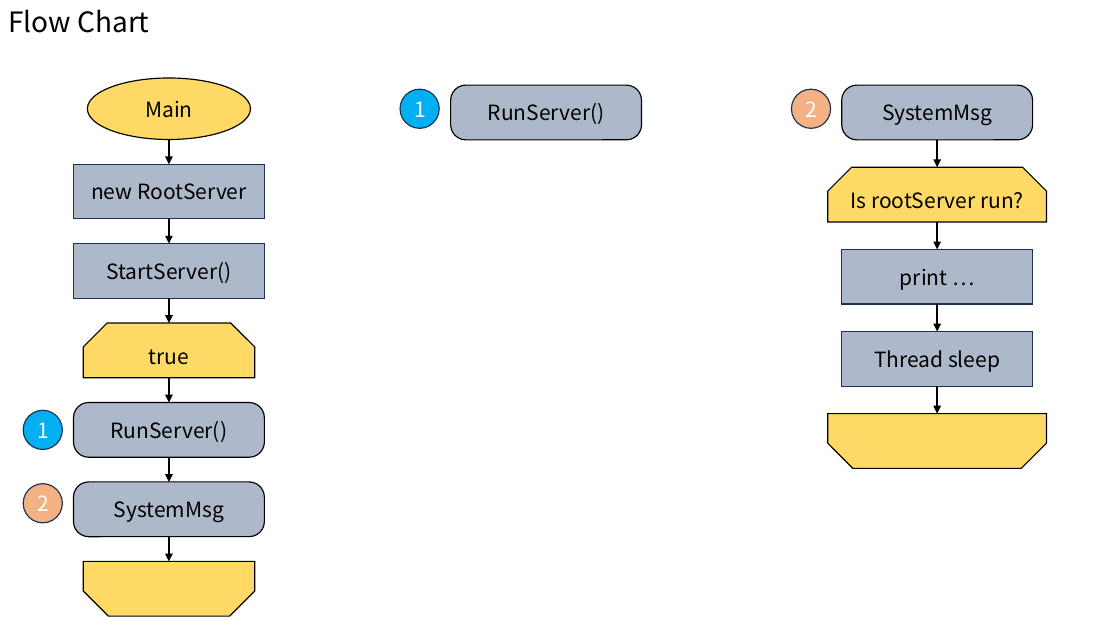
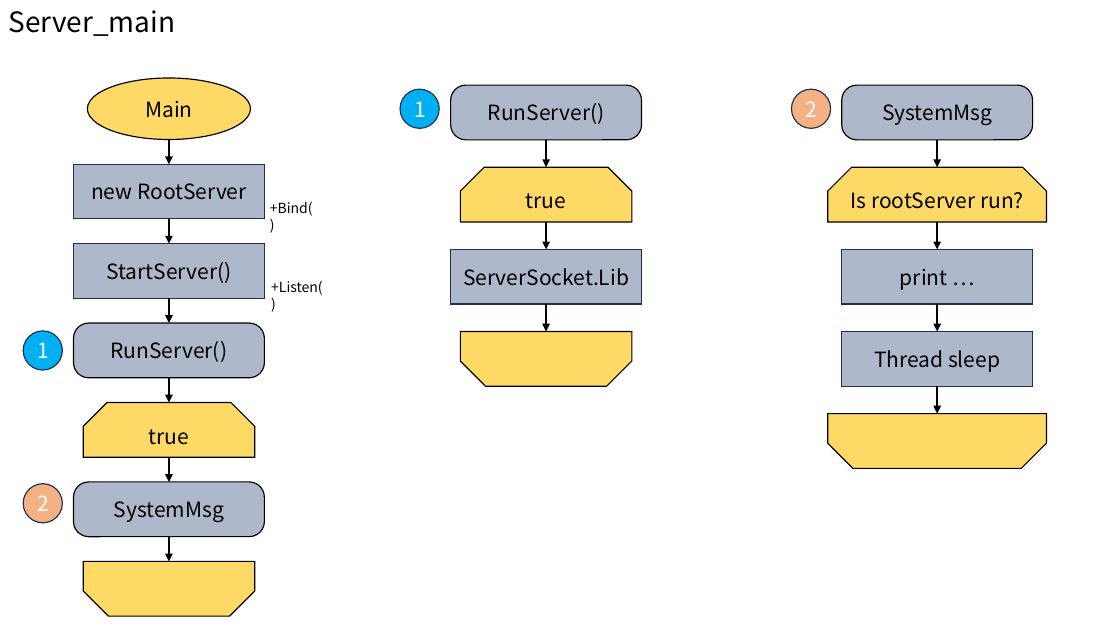
Before and after one commit to rlatjrqja/Server3, a slide deck: slide 2 of 서버프로그래밍.pptx. Drawn at 1120x630 pixels with LibreOffice and Linux fonts; fonts in the diff are those of the drawing. Boxes give left, top, right and bottom in pixels: in the first picture for what was removed or moved away, otherwise in the second. Text is boxed around its words. In the diff, an @@ line names an element or a change of style, - is before the commit and + after.

```diff
--- a/서버프로그래밍.pptx
+++ b/서버프로그래밍.pptx
@@ title at [8,10,175,36]: text changed @@
-Flow Chart
+Server_main
@@ arrow added from (546, 139) to (546, 167), #000000 2.25 pt @@
@@ snip same rect added at [460,167,632,222], fill #FFD966, outline #000000 1 pt, 18 pt, text #000000 @@
+true
@@ text added at [270,201,313,216], 12 pt, text #000000 @@
++Bind()
@@ arrow added from (546, 222) to (546, 250), #000000 2.25 pt @@
@@ rectangle added at [451,250,642,304], fill #ADB9CA, outline #1E3256 1 pt, 18 pt, text #000000 @@
+ServerSocket.Lib
@@ text added at [271,280,322,295], 12 pt, text #000000 @@
++Listen()
@@ rounded rectangle "RunServer()": place and size @@
-rounded rectangle "RunServer()" at [73,402,264,457]
+rounded rectangle "RunServer()" at [73,323,264,378]
@@ arrow added from (546, 304) to (546, 332), #000000 2.25 pt @@
@@ ellipse "1": place and size @@
-ellipse "1" at [24,410,63,450]
+ellipse "1" at [24,331,63,371]
@@ snip same rect added at [460,332,632,386], fill #FFD966, outline #000000 1 pt @@
@@ snip same rect "true": place and size @@
-snip same rect "true" at [83,323,255,378]
+snip same rect "true" at [83,402,255,457]
```
Also in this commit, not shown: 2 slides added, 2 slides removed.
